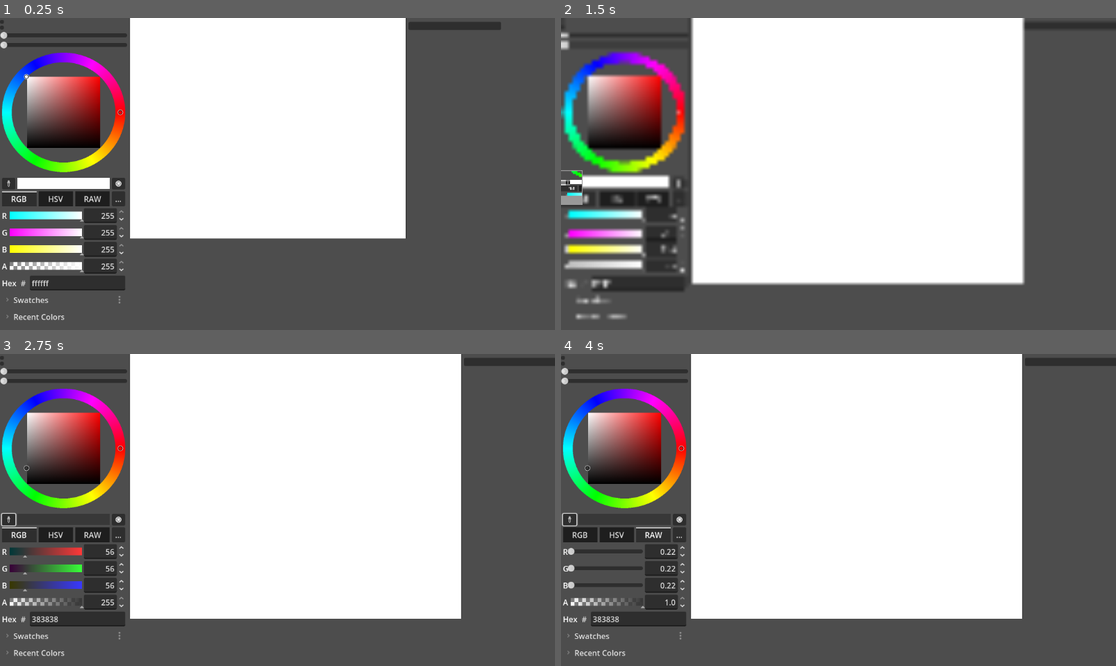
Above: before the commit, frames 1-4 (two rows, left to right).
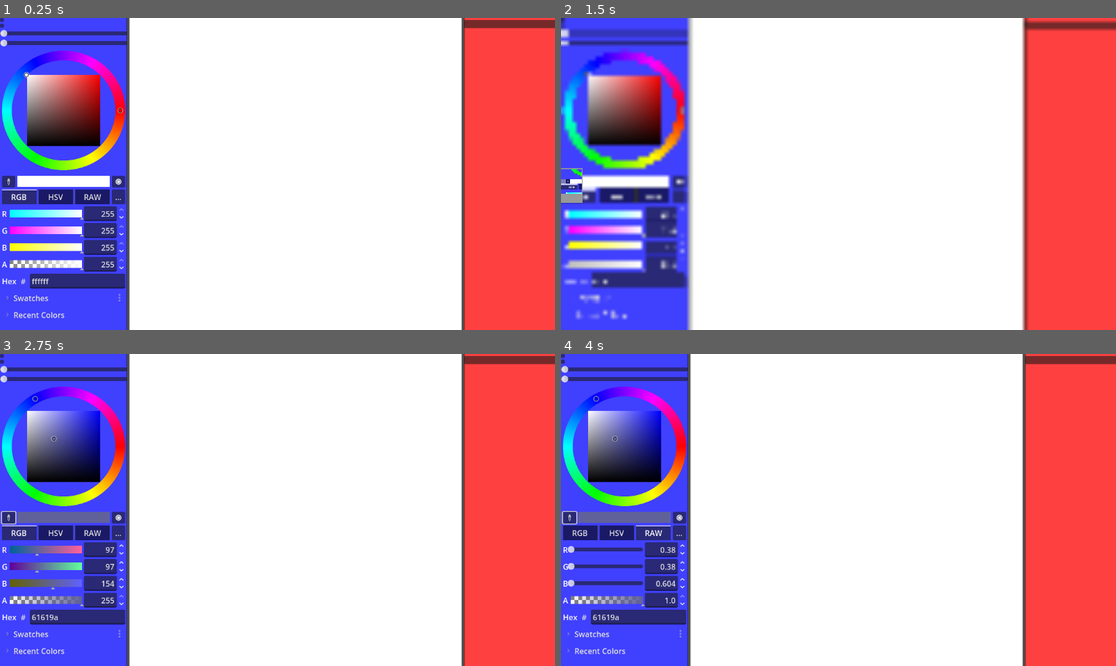
Above: after the commit, the same moments.

Repository: m-ku66/drawing_app
Game: Godot game, scene res://scenes/main/main.tscn
The game is run twice, just before and just after one commit, with the same random seed, the same clock (stepped at 60 frames per second) and the same inputs.
Inputs (mouse positions are in pixels of both pictures, inside the frame that each line leads up to; where the layout moved, square brackets give the same spot in the first picture):
- Up to frame 1 (0.25 s): no input
- Up to frame 2 (1.5 s): click (561, 21) at 0.5 s; click (572, 180) [572, 183] at 1.25 s
- Up to frame 3 (2.75 s): click "RGB" at 2 s
- Up to frame 4 (4 s): click "HSV" at 2.75 s; click "RAW" at 3.5 s

The runs differ from the first frame. In frame 1, 58% of the frame differs, in the area x 0-100%, y 0-100%; in frame 2, 45%; in frame 3, 46%; in frame 4, 46%.

Commit message:
adding scripts for each panel to try and fix visibility issue

Diff:
--- a/scenes/main/main.tscn
+++ b/scenes/main/main.tscn
@@ -1,6 +1,9 @@
-[gd_scene load_steps=2 format=3 uid="uid://chuw0g4fy4hap"]
+[gd_scene load_steps=5 format=3 uid="uid://chuw0g4fy4hap"]
 
 [ext_resource type="Script" uid="uid://c0yktmsqgjnxu" path="res://scripts/managers/ui_container.gd" id="1_hyk8p"]
+[ext_resource type="Script" uid="uid://cp0uh2adhrr2" path="res://scripts/managers/styled_left_panel.gd" id="2_l3cfh"]
+[ext_resource type="Script" uid="uid://diiyvibkp1jre" path="res://scripts/managers/styled_center_panel.gd" id="3_6q06x"]
+[ext_resource type="Script" uid="uid://bc1v24hjm0e8d" path="res://scripts/managers/styled_right_panel.gd" id="4_ow5a4"]
 
 [node name="Main" type="Control"]
 layout_mode = 3
@@ -19,6 +22,7 @@
 [node name="LeftPanel" type="VBoxContainer" parent="UI_Container"]
 layout_mode = 2
 size_flags_horizontal = 3
+script = ExtResource("2_l3cfh")
 
 [node name="ToolPalette" type="GridContainer" parent="UI_Container/LeftPanel"]
 layout_mode = 2
@@ -45,6 +49,7 @@
 [node name="CenterPanel" type="VSplitContainer" parent="UI_Container"]
 layout_mode = 2
 size_flags_horizontal = 3
+script = ExtResource("3_6q06x")
 
 [node name="MainCanvas" type="SubViewport" parent="UI_Container/CenterPanel"]
 size = Vector2i(1024, 768)
@@ -68,6 +73,7 @@
 [node name="RightPanel" type="VBoxContainer" parent="UI_Container"]
 layout_mode = 2
 size_flags_horizontal = 3
+script = ExtResource("4_ow5a4")
 
 [node name="Navigator" type="SubViewport" parent="UI_Container/RightPanel"]
 
--- /dev/null
+++ b/scripts/managers/styled_center_panel.gd
@@ -0,0 +1,18 @@
+extends VSplitContainer
+class_name StyledCenterPanel
+
+var bg_color = Color(1.0, 1.0, 1.0)  # Pure white
+var border_color = Color(0.1, 0.1, 0.1, 0.3)
+var border_width = 2
+
+func _draw():
+	# Draw background
+	draw_rect(Rect2(Vector2.ZERO, size), bg_color)
+
+	# Draw left border
+	var left_border = Rect2(0, 0, border_width, size.y)
+	draw_rect(left_border, border_color)
+
+	# Draw right border
+	var right_border = Rect2(size.x - border_width, 0, border_width, size.y)
+	draw_rect(right_border, border_color)
--- /dev/null
+++ b/scripts/managers/styled_left_panel.gd
@@ -0,0 +1,14 @@
+extends VBoxContainer
+class_name StyledLeftPanel
+
+var bg_color = Color(0.25, 0.25, 1.0)  # Subtle blue/gray
+var border_color = Color(0.1, 0.1, 0.1, 0.5)
+var border_width = 2
+
+func _draw():
+	# Draw background
+	draw_rect(Rect2(Vector2.ZERO, size), bg_color)
+
+	# Draw right border
+	var border_rect = Rect2(size.x - border_width, 0, border_width, size.y)
+	draw_rect(border_rect, border_color)
--- /dev/null
+++ b/scripts/managers/styled_right_panel.gd
@@ -0,0 +1,14 @@
+extends VBoxContainer
+class_name StyledRightPanel
+
+var bg_color = Color(1.0, 0.25, 0.25) # red
+var border_color = Color(0.1, 0.1, 0.1, 0.5)
+var border_width = 2
+
+func _draw():
+	# Draw background
+	draw_rect(Rect2(Vector2.ZERO, size), bg_color)
+
+	# Draw left border
+	var border_rect = Rect2(0, 0, border_width, size.y)
+	draw_rect(border_rect, border_color)
--- a/scripts/managers/ui_container.gd
+++ b/scripts/managers/ui_container.gd
@@ -6,12 +6,12 @@
 const RIGHT_PANEL_RATIO = 0.20
 
 # Animation settings
-const RESIZE_DURATION = 0.3
+const RESIZE_DURATION = 0.1
 
-# Node references - using proper node names from your scene!
-@onready var left_panel = $LeftPanel
-@onready var center_panel = $CenterPanel
-@onready var right_panel = $RightPanel
+# Node references - these will now be our custom styled panels!
+@onready var left_panel = $LeftPanel  # Should be StyledLeftPanel
+@onready var center_panel = $CenterPanel  # Should be StyledCenterPanel
+@onready var right_panel = $RightPanel  # Should be StyledRightPanel
 @onready var main_canvas = $CenterPanel/MainCanvas
 @onready var navigator = $RightPanel/Navigator
 
@@ -22,78 +22,19 @@
 	# Connect to window resize signal
 	get_viewport().size_changed.connect(_on_window_resized)
 
-	# Setup our beautiful panel styling
-	call_deferred("setup_panel_styling")
-
-	# Delay initial setup to ensure all nodes are ready
+	# Setup responsive layout
 	call_deferred("setup_responsive_layout")
 
-	print("UI Container initialized with gorgeous styling! 🎉")
+	# Setup canvas background
+	call_deferred("setup_canvas_background")
+
+	print("UI Container initialized with custom styled panels! 🎉")
 
 func _on_window_resized():
 	setup_responsive_layout()
 
-func setup_panel_styling():
-	"""Apply beautiful Panel backgrounds to our containers"""
-
-	# Left Panel Background
-	if left_panel:
-		var left_bg_panel = Panel.new()
-		left_bg_panel.name = "LeftPanelBG"
-		left_bg_panel.mouse_filter = Control.MOUSE_FILTER_IGNORE  # Don't block interactions
-		left_bg_panel.set_anchors_and_offsets_preset(Control.PRESET_FULL_RECT)
-
-		# Create and apply our beautiful style
-		var left_style = StyleBoxFlat.new()
-		left_style.bg_color = Color(0.2, 0.25, 0.3)  # Subtle blue/gray
-		left_style.border_width_right = 2
-		left_style.border_color = Color(0.1, 0.1, 0.1, 0.5)
-
-		left_bg_panel.add_theme_stylebox_override("panel", left_style)
-
-		# Add as first child (behind everything)
-		left_panel.add_child(left_bg_panel)
-		left_panel.move_child(left_bg_panel, 0)
-
-	# Center Panel Background
-	if center_panel:
-		var center_bg_panel = Panel.new()
-		center_bg_panel.name = "CenterPanelBG"
-		center_bg_panel.mouse_filter = Control.MOUSE_FILTER_IGNORE
-		center_bg_panel.set_anchors_and_offsets_preset(Control.PRESET_FULL_RECT)
-
-		var center_style = StyleBoxFlat.new()
-		center_style.bg_color = Color(1.0, 1.0, 1.0)  # Pure white
-		center_style.border_width_left = 2
-		center_style.border_width_right = 2
-		center_style.border_color = Color(0.1, 0.1, 0.1, 0.3)
-
-		center_bg_panel.add_theme_stylebox_override("panel", center_style)
-		center_panel.add_child(center_bg_panel)
-		center_panel.move_child(center_bg_panel, 0)
-
-	# Right Panel Background
-	if right_panel:
-		var right_bg_panel = Panel.new()
-		right_bg_panel.name = "RightPanelBG"
-		right_bg_panel.mouse_filter = Control.MOUSE_FILTER_IGNORE
-		right_bg_panel.set_anchors_and_offsets_preset(Control.PRESET_FULL_RECT)
-
-		var right_style = StyleBoxFlat.new()
-		right_style.bg_color = Color(0.25, 0.25, 0.25)  # Light gray
-		right_style.border_width_left = 2
-		right_style.border_color = Color(0.1, 0.1, 0.1, 0.5)
-
-		right_bg_panel.add_theme_stylebox_override("panel", right_style)
-		right_panel.add_child(right_bg_panel)
-		right_panel.move_child(right_bg_panel, 0)
-
-	# MainCanvas background - Pure white drawing surface
-	if main_canvas:
-		setup_canvas_background()
-
 func setup_canvas_background():
-	#Create a beautiful white drawing surface for our main canvas
+	"""Create a beautiful white drawing surface for our main canvas"""
 	var canvas_bg = ColorRect.new()
 	canvas_bg.name = "CanvasBackground"
 	canvas_bg.color = Color(1.0, 1.0, 1.0)  # Pure white
@@ -119,16 +60,28 @@
 	setup_center_panel(screen_size)
 	setup_right_panel(screen_size.x)
 
+	# Force panels to redraw after resize
+	if left_panel:
+		left_panel.queue_redraw()
+	if center_panel:
+		center_panel.queue_redraw()
+	if right_panel:
+		right_panel.queue_redraw()
+
 func setup_left_panel(screen_width: float):
 	var target_width = screen_width * LEFT_PANEL_RATIO
+	var target_height = get_viewport().get_visible_rect().size.y
 
 	if left_panel:
-		# Set custom minimum size for our 20% width
-		resize_tween.tween_property(left_panel, "custom_minimum_size:x", target_width, RESIZE_DURATION).set_ease(Tween.EASE_OUT)
+		# Set custom minimum size for BOTH dimensions
+		resize_tween.tween_property(left_panel, "custom_minimum_size", Vector2(target_width, target_height), RESIZE_DURATION).set_ease(Tween.EASE_OUT)
 
 		# Make sure it has proper size flags
 		left_panel.size_flags_horizontal = Control.SIZE_FILL
 		left_panel.size_flags_vertical = Control.SIZE_EXPAND_FILL
+
+		# Trigger redraw when tween completes
+		resize_tween.tween_callback(left_panel.queue_redraw).set_delay(RESIZE_DURATION)
 
 func setup_center_panel(screen_size: Vector2):
 	var center_width = screen_size.x * CENTER_AREA_RATIO
@@ -148,6 +101,9 @@
 			var canvas_height = center_height * 0.85
 			resize_tween.tween_property(center_panel, "split_offset", canvas_height, RESIZE_DURATION).set_ease(Tween.EASE_OUT)
 
+		# Trigger redraw when tween completes
+		resize_tween.tween_callback(center_panel.queue_redraw).set_delay(RESIZE_DURATION)
+
 	# Configure main canvas SubViewport size
 	if main_canvas:
 		var canvas_size = Vector2i(int(center_width * 0.95), int(center_height * 0.80))
@@ -155,15 +111,19 @@
 
 func setup_right_panel(screen_width: float):
 	var panel_width = screen_width * RIGHT_PANEL_RATIO
+	var target_height = get_viewport().get_visible_rect().size.y
 
 	if right_panel:
-		# Set custom minimum size for our 20% width
-		resize_tween.tween_property(right_panel, "custom_minimum_size:x", panel_width, RESIZE_DURATION).set_ease(Tween.EASE_OUT)
+		# Set custom minimum size for BOTH dimensions
+		resize_tween.tween_property(right_panel, "custom_minimum_size", Vector2(panel_width, target_height), RESIZE_DURATION).set_ease(Tween.EASE_OUT)
 
 		# Make sure it has proper size flags
 		right_panel.size_flags_horizontal = Control.SIZE_FILL
 		right_panel.size_flags_vertical = Control.SIZE_EXPAND_FILL
 
+		# Trigger redraw when tween completes
+		resize_tween.tween_callback(right_panel.queue_redraw).set_delay(RESIZE_DURATION)
+
 	# Configure navigator SubViewport
 	if navigator:
 		var nav_size = Vector2i(int(panel_width * 0.9), int(panel_width * 0.6))
Not shown, added: scripts/managers/styled_center_panel.gd.uid
Not shown, added: scripts/managers/styled_left_panel.gd.uid
Not shown, added: scripts/managers/styled_right_panel.gd.uid
